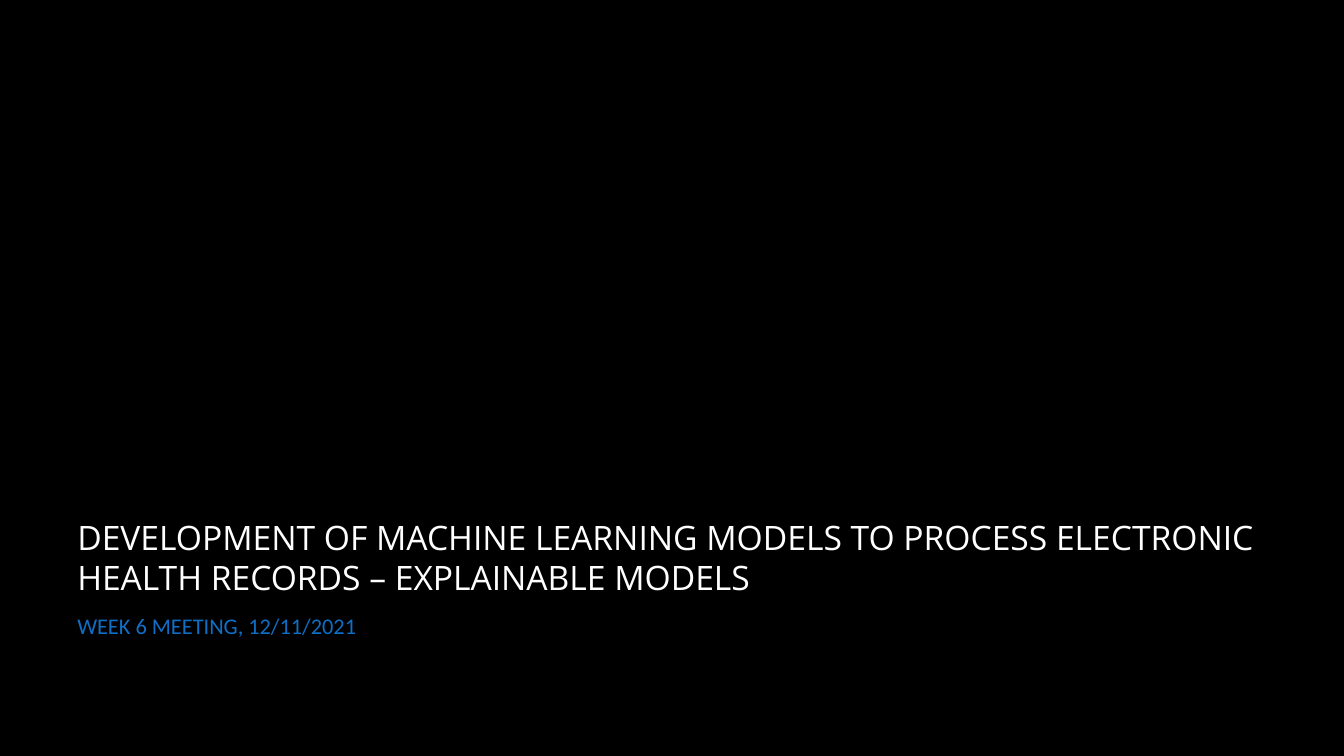
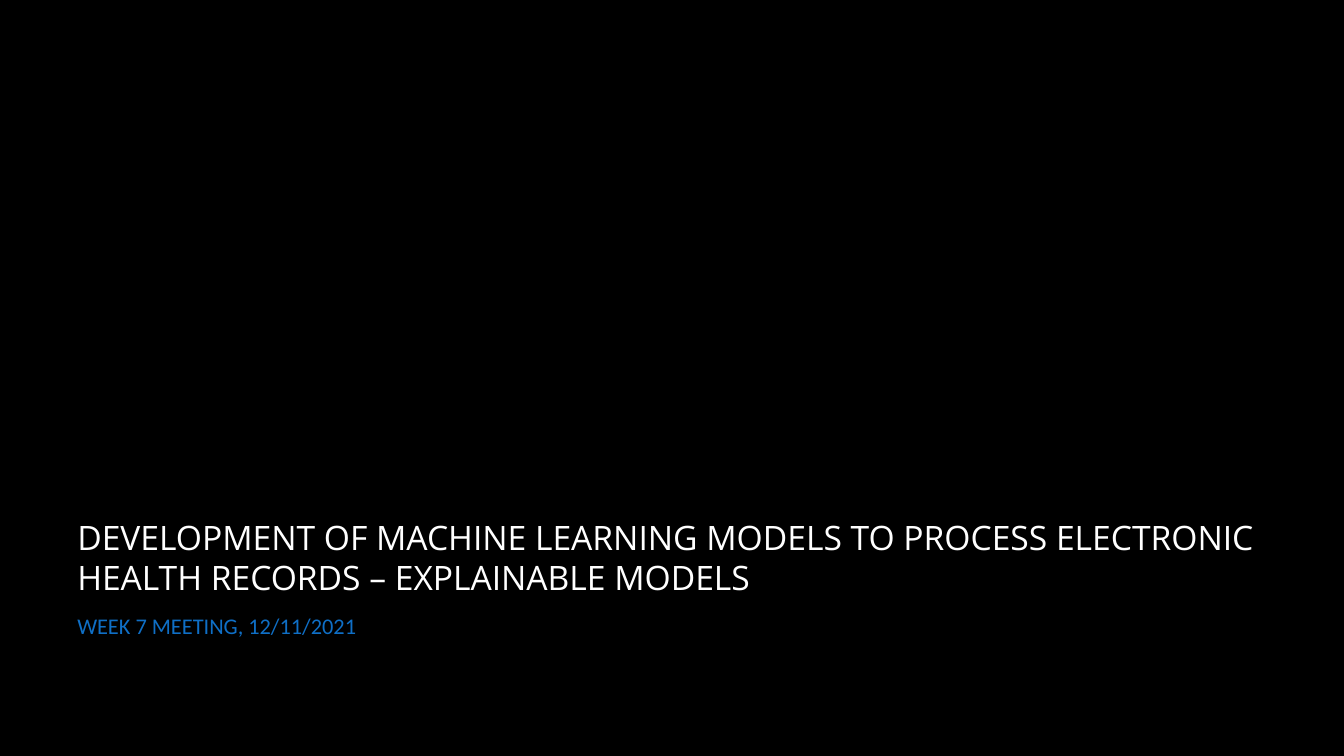
Before and after one commit to llhtoby/MIMIC-III-ML, a slide deck: slide 1 of presentation/week 7 Meeting.pptx. Drawn at 1344x756 pixels with LibreOffice and Linux fonts; fonts in the diff are those of the drawing; background and template pictures are left out. Boxes give left, top, right and bottom in pixels: in the first picture for what was removed or moved away, otherwise in the second. Text is boxed around its words. In the diff, an @@ line names an element or a change of style, - is before the commit and + after.

```diff
--- a/presentation/week 7 Meeting.pptx
+++ b/presentation/week 7 Meeting.pptx
@@ subtitle at bbox=[77, 618, 356, 637]: text changed @@
-WEEK 6 MEETING, 12/11/2021
+WEEK 7 MEETING, 12/11/2021
```
Also in this commit, not shown: 4 other files.
